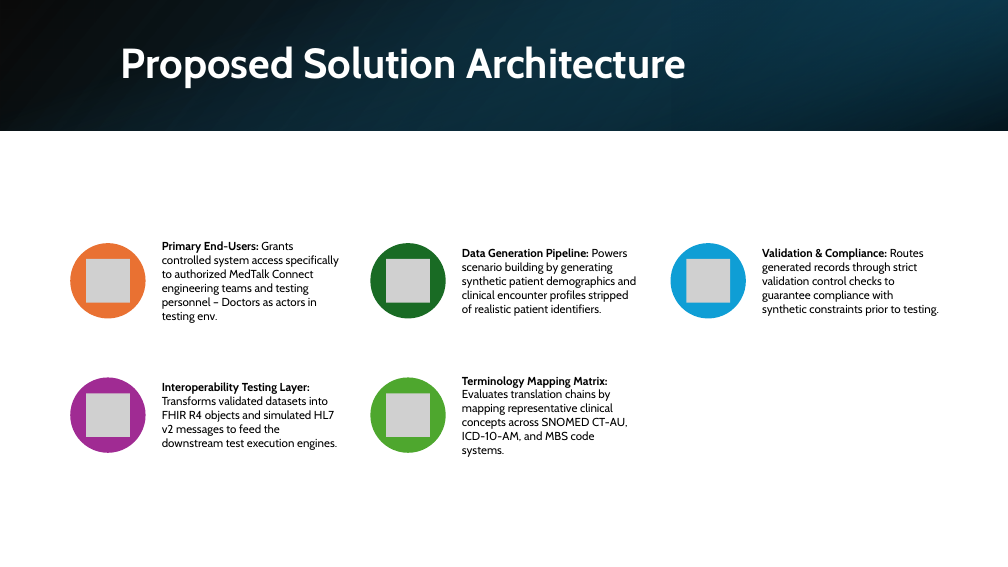
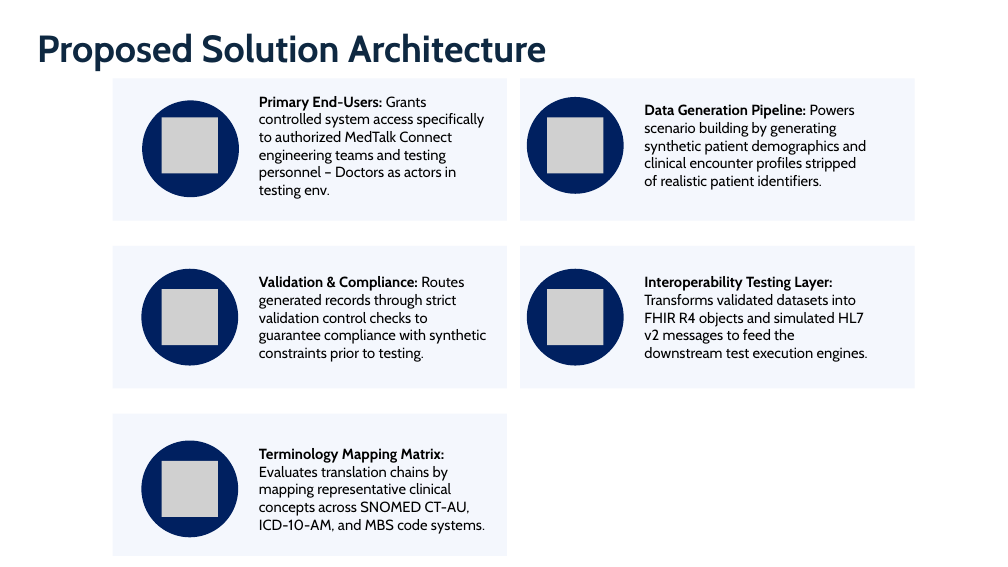
Before and after one commit to SkinnySeal17/HEAALTHCARE_SYSTEM, a slide deck: slide 14 of DOCUMENTS/Presentation_Assignment2.pptx (slide 16 before the commit). Drawn at 1008x567 pixels with LibreOffice and Linux fonts; fonts in the diff are those of the drawing; grey boxes stand for pictures. Boxes give left, top, right and bottom in pixels: in the first picture for what was removed or moved away, otherwise in the second. Text is boxed around its words. In the diff, an @@ line names an element or a change of style, - is before the commit and + after.

```diff
--- a/DOCUMENTS/Presentation_Assignment2.pptx
+++ b/DOCUMENTS/Presentation_Assignment2.pptx
@@ rectangle removed at bbox=[0, 0, 1008, 130] @@
@@ rectangle removed at bbox=[0, 0, 1008, 130] @@
@@ title "Proposed Solution Architecture": place and size @@
-title "Proposed Solution Architecture" at bbox=[121, 46, 686, 88]
+title "Proposed Solution Architecture" at bbox=[37, 33, 546, 71]
@@ title "Proposed Solution Architecture" at bbox=[37, 33, 546, 71]: size 40 to 36 pt, text colour #FFFFFF to #0E2841 @@
@@ rectangle removed at bbox=[672, 0, 1008, 130] @@
@@ rectangle added at bbox=[113, 79, 507, 221], fill #F4F7FD @@
@@ rectangle added at bbox=[520, 79, 915, 221], fill #F4F7FD @@
@@ text "Primary End-Users: Grants controlled system ...": place and size @@
-text "Primary End-Users: Grants controlled system ..." at bbox=[162, 241, 339, 323]
+text "Primary End-Users: Grants controlled system ..." at bbox=[259, 96, 485, 199]
@@ text "Data Generation Pipeline: Powers scenario ...": place and size @@
-text "Data Generation Pipeline: Powers scenario ..." at bbox=[462, 248, 636, 316]
+text "Data Generation Pipeline: Powers scenario ..." at bbox=[644, 104, 866, 190]
@@ rectangle added at bbox=[113, 246, 507, 388], fill #F4F7FD @@
@@ text "Validation & Compliance: Routes generated ...": place and size @@
-text "Validation & Compliance: Routes generated ..." at bbox=[762, 248, 939, 316]
+text "Validation & Compliance: Routes generated ..." at bbox=[259, 276, 486, 362]
@@ rectangle added at bbox=[520, 246, 915, 388], fill #F4F7FD @@
@@ size 11 to 14 pt; more space between paragraphs in 5 elements at bbox=[259, 448, 485, 534], bbox=[259, 96, 485, 199], bbox=[644, 104, 866, 190], bbox=[259, 276, 486, 362], bbox=[644, 276, 868, 362] @@
@@ text "Interoperability Testing Layer: Transforms validated ...": place and size @@
-text "Interoperability Testing Layer: Transforms validated ..." at bbox=[162, 382, 337, 450]
+text "Interoperability Testing Layer: Transforms validated ..." at bbox=[644, 276, 868, 362]
@@ rectangle added at bbox=[113, 414, 507, 556], fill #F4F7FD @@
@@ group removed at bbox=[70, 243, 746, 453]: 5 ellipses, 5 pictures @@
@@ text "Terminology Mapping Matrix: Evaluates translation ...": place and size @@
-text "Terminology Mapping Matrix: Evaluates translation ..." at bbox=[462, 376, 627, 457]
+text "Terminology Mapping Matrix: Evaluates translation ..." at bbox=[259, 448, 485, 534]
@@ group added at bbox=[141, 97, 624, 538]: 5 ellipses, 5 pictures @@
```
Also in this commit, not shown: 9 other slides changed, 4 slides added, 3 slides removed.
